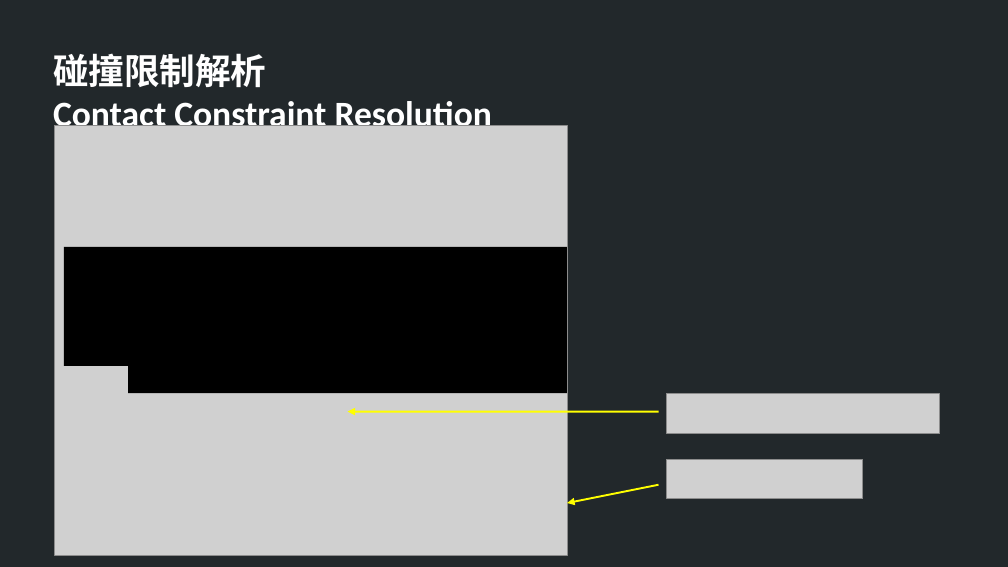
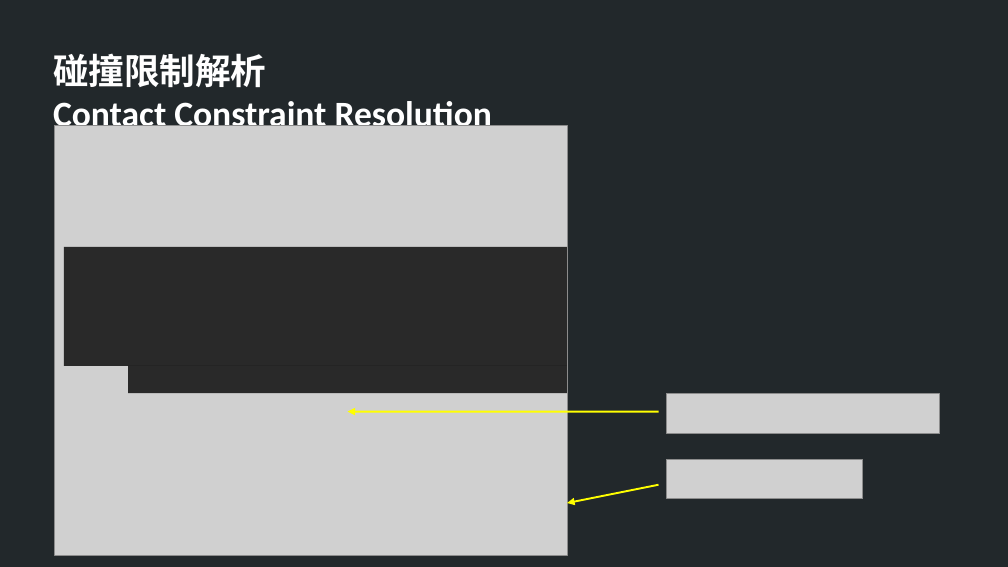
Before and after one commit to TheAllenChou/unity-physics-constraints, a slide deck: slide 9 of slides/02 - Contact Constriants (Chinese).odp. Drawn at 1008x567 pixels with LibreOffice and Linux fonts; fonts in the diff are those of the drawing; grey boxes stand for pictures. Boxes give left, top, right and bottom in pixels: in the first picture for what was removed or moved away, otherwise in the second. Text is boxed around its words. In the diff, an @@ line names an element or a change of style, - is before the commit and + after.

```diff
--- a/slides/02 - Contact Constriants (Chinese).odp
+++ b/slides/02 - Contact Constriants (Chinese).odp
@@ rectangle at (64,247,567,366): fill #000000 to #000000 at 80% opacity @@
@@ rectangle at (128,366,567,393): fill #000000 to #000000 at 80% opacity @@
@@ rectangle: place and size @@
-rectangle at (128,348,567,393)
+rectangle at (128,366,567,393)
```
Also in this commit, not shown: 2 slides added, 1 other file.
